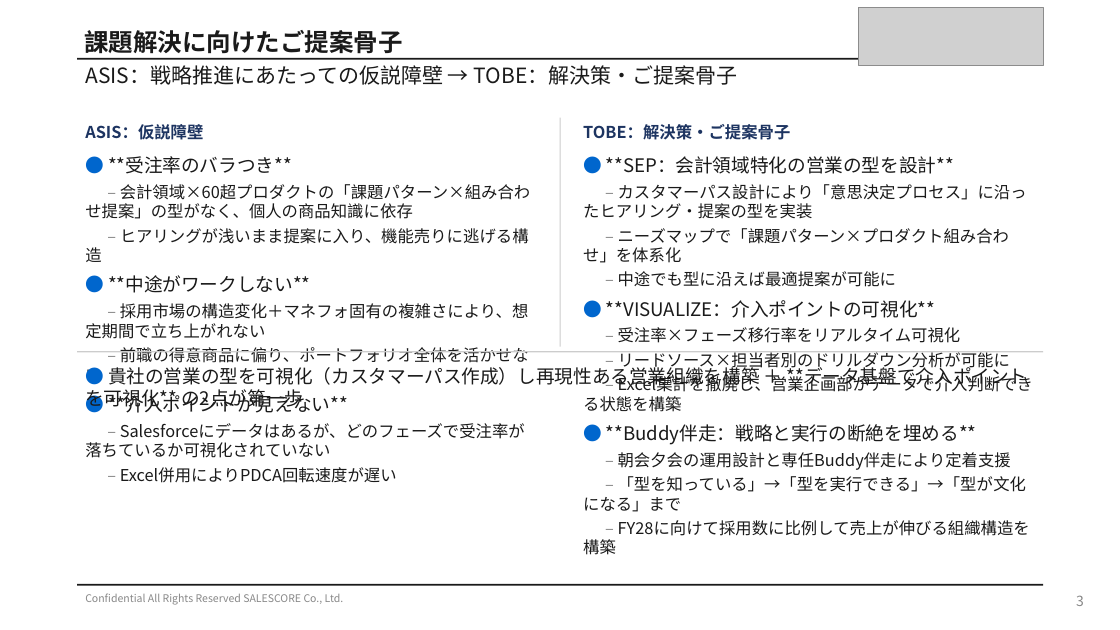
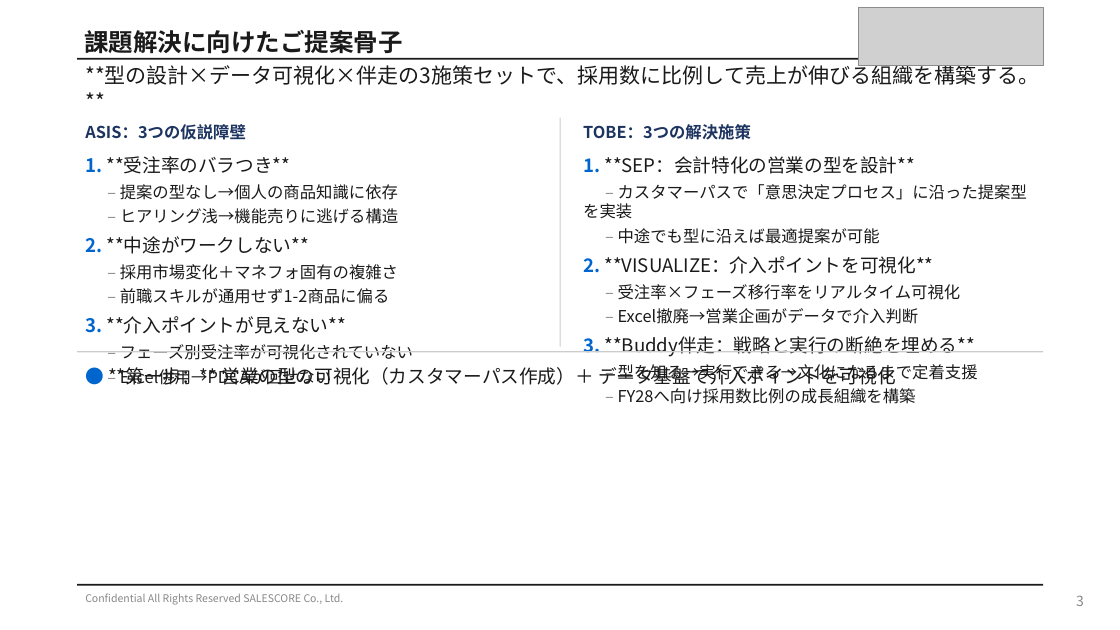
Before and after one commit to shintanagami-netizen/-, a slide deck: slide 3 of slides_p10_p12.pptx. Drawn at 1120x630 pixels with LibreOffice and Linux fonts; fonts in the diff are those of the drawing; grey boxes stand for pictures. Boxes give left, top, right and bottom in pixels: in the first picture for what was removed or moved away, otherwise in the second. Text is boxed around its words. In the diff, an @@ line names an element or a change of style, - is before the commit and + after.

```diff
--- a/slides_p10_p12.pptx
+++ b/slides_p10_p12.pptx
@@ text at box(85, 63, 1039, 85): text changed @@
-ASIS：戦略推進にあたっての仮説障壁 → TOBE：解決策・ご提案骨子
+**型の設計×データ可視化×伴走の3施策セットで、採用数に比例して売上が伸びる組織を構築する。**
@@ text at box(85, 124, 246, 140): text changed @@
-ASIS：仮説障壁
+ASIS：3つの仮説障壁
@@ text at box(583, 124, 751, 140): text changed @@
-TOBE：解決策・ご提案骨子
+TOBE：3つの解決施策
@@ text at box(85, 156, 413, 360): text changed @@
-● **受注率のバラつき**
-– 会計領域×60超プロダクトの「課題パターン×組み合わせ提案」の型がなく、個人の商品知識に依存
-– ヒアリングが浅いまま提案に入り、機能売りに逃げる構造
-● **中途がワークしない**
-– 採用市場の構造変化＋マネフォ固有の複雑さにより、想定期間で立ち上がれない
-– 前職の得意商品に偏り、ポートフォリオ全体を活かせない
-● **介入ポイントが見えない**
-– Salesforceにデータはあるが、どのフェーズで受注率が落ちているか可視化されていない
-– Excel併用によりPDCA回転速度が遅い
+1. **受注率のバラつき**
+– 提案の型なし→個人の商品知識に依存
+– ヒアリング浅→機能売りに逃げる構造
+2. **中途がワークしない**
+– 採用市場変化＋マネフォ固有の複雑さ
+– 前職スキルが通用せず1-2商品に偏る
+3. **介入ポイントが見えない**
+– フェーズ別受注率が可視化されていない
+– Excel併用→PDCAが回せない
@@ text at box(583, 156, 1027, 274): text changed; size 14 to 16 pt @@
-● **SEP：会計領域特化の営業の型を設計**
-– カスタマーパス設計により「意思決定プロセス」に沿ったヒアリング・提案の型を実装
-– ニーズマップで「課題パターン×プロダクト組み合わせ」を体系化
-– 中途でも型に沿えば最適提案が可能に
-● **VISUALIZE：介入ポイントの可視化**
+1. **SEP：会計特化の営業の型を設計**
+– カスタマーパスで「意思決定プロセス」に沿った提案型を実装
+– 中途でも型に沿えば最適提案が可能
+2. **VISUALIZE：介入ポイントを可視化**
@@ text at box(583, 308, 978, 404): text changed @@
-– リードソース×担当者別のドリルダウン分析が可能に
-– Excel集計を撤廃し、営業企画部がデータで介入判断できる状態を構築
-● **Buddy伴走：戦略と実行の断絶を埋める**
-– 朝会夕会の運用設計と専任Buddy伴走により定着支援
-– 「型を知っている」→「型を実行できる」→「型が文化になる」まで
-– FY28に向けて採用数に比例して売上が伸びる組織構造を構築
+– Excel撤廃→営業企画がデータで介入判断
+3. **Buddy伴走：戦略と実行の断絶を埋める**
+– 型を知る→実行できる→文化になるまで定着支援
+– FY28へ向け採用数比例の成長組織を構築
@@ text at box(108, 364, 896, 389): text changed @@
-● 貴社の営業の型を可視化（カスタマーパス作成）し再現性ある営業組織を構築 ＋ **データ基盤で介入ポイントを可視化** の2点が第一歩
+● **第一歩：** 営業の型の可視化（カスタマーパス作成）＋ データ基盤で介入ポイントを可視化
```
Also in this commit, not shown: 2 other slides changed, 2 other files.
